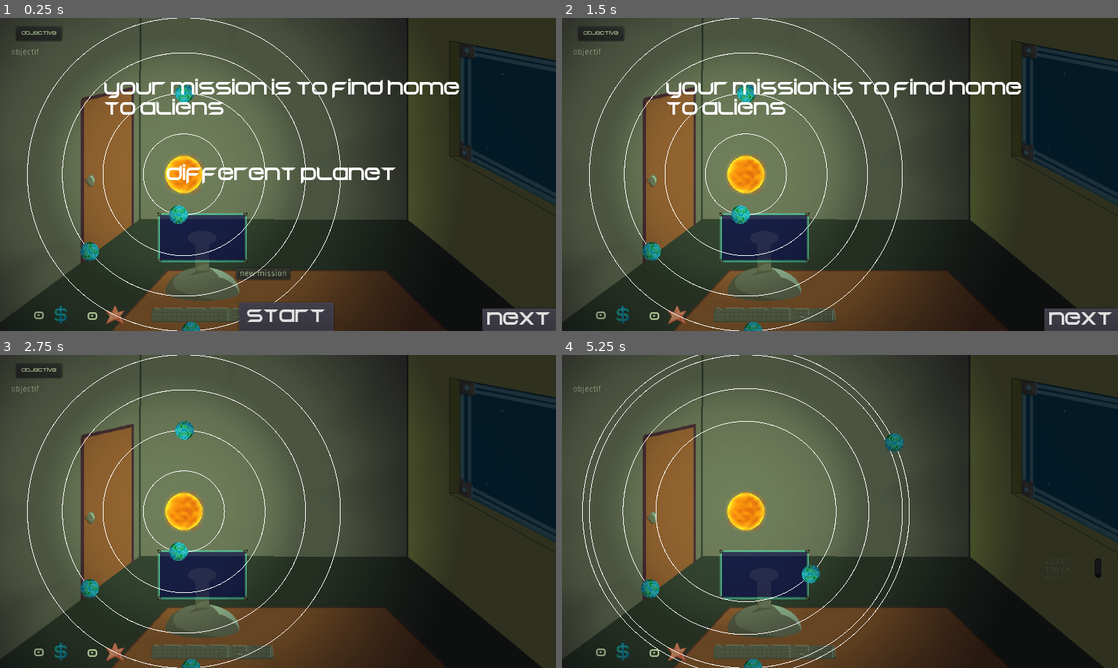
Above: before the commit, frames 1-4 (two rows, left to right).
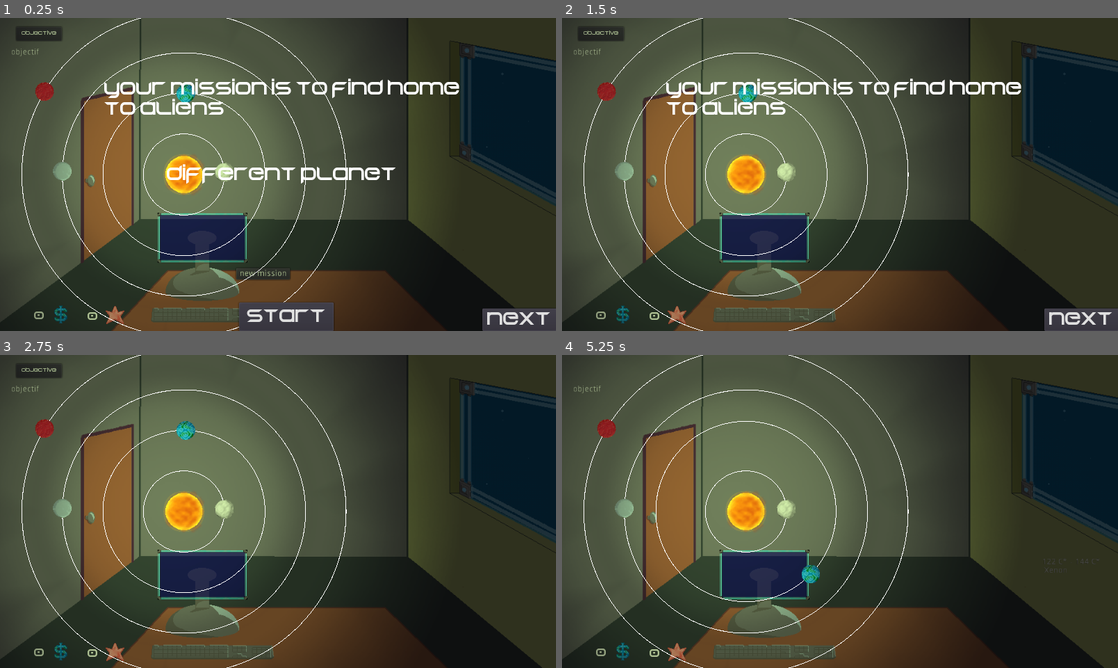
Above: after the commit, the same moments.

Repository: RyanHerb/-jubilant-octo-robot
Game: Godot game, scene res://Main.tscn
Same seed, same stepped clock (60 frames per second), same inputs: the game is played once before the commit and once after it.
Inputs (mouse positions are in pixels of both pictures, inside the frame that each line leads up to):
- Up to frame 1 (0.25 s): no input
- Up to frame 2 (1.5 s): click "start" at 0.5 s; click "new mission" at 1.25 s
- Up to frame 3 (2.75 s): click "next" at 2 s
- Up to frame 4 (5.25 s): click "objective" at 2.75 s; tap Enter at 3.5, 5 s; drag from (739, 552) to (895, 442) at 3.52 s; tap Space at 4.25 s; drag from (745, 430) to (812, 574) at 4.27 s; move the mouse to (650, 589) at 5.02 s; click (650, 589) at 5.17 s

The runs differ from the first frame. In frame 1, 1.5% of the frame differs, in the area x 3-63%, y 0-100%; in frame 2, 1.6%; in frame 3, 1.6%; in frame 4, 2.5%, in the area x 3-97%, y 0-100%.
Error in both runs: Attempt to call function 'new_game' in base 'null instance' on a null instance. (res://Main.gd:7)

Commit message:
add random planet sprite

Diff:
--- a/Planet.gd
+++ b/Planet.gd
@@ -29,3 +29,6 @@
 
 func distance_to_star():
 	return position.distance_to(Vector2(viewport_size.x/2, viewport_size.y/2))
+
+func set_sprite(sprite):
+	$KinematicBody2D/Sprite.texture = sprite
--- a/System.gd
+++ b/System.gd
@@ -1,6 +1,9 @@
 extends Node2D
 
 var Planet = preload("res://Planet.tscn")
+
+const PLANET_PATH = 'res://assets/planets'
+const STAR_PATH = 'res://assets/stars'
 
 var viewport_size
 var planets = []
@@ -18,12 +21,16 @@
 	var direction
 	var radius
 	viewport_size = get_viewport_rect().size
+	var planet_sprites = get_planet_sprites()
 	for n in range(4):
 		p = Planet.instance()
 		planets.append(p)
 		add_child(p)
 
 		p.atmosphere = atmospheres[randi()%atmospheres.size()]
+		var rand_index = randi() % planet_sprites.size()
+		var sprite = load("%s" % planet_sprites[rand_index])
+		p.set_sprite(sprite)
 
 		var s = rand_range(min_step, max_step)
 		radius = Vector2(s, 0)
@@ -71,3 +78,27 @@
 	$ParamPlanete.add_text("%s C*" % int(-dist*1.5 + 300))
 	$ParamPlanete.add_text(" - ")
 	$ParamPlanete.add_text("%s C*" % int(-dist*1.4 + 310))
+
+func get_planet_sprites():
+	return get_file_list(PLANET_PATH)
+
+func get_star_sprites():
+	return get_file_list(STAR_PATH)
+
+func get_file_list(path):
+	var files = []
+	var dir = Directory.new()
+	dir.open(path)
+	dir.list_dir_begin()
+
+	while true:
+		var file = dir.get_next()
+		if file == "":
+			break
+		elif not file.begins_with("."):
+			if file.ends_with("png"):
+				files.append("%s/%s" % [path, file])
+
+	dir.list_dir_end()
+
+	return files
